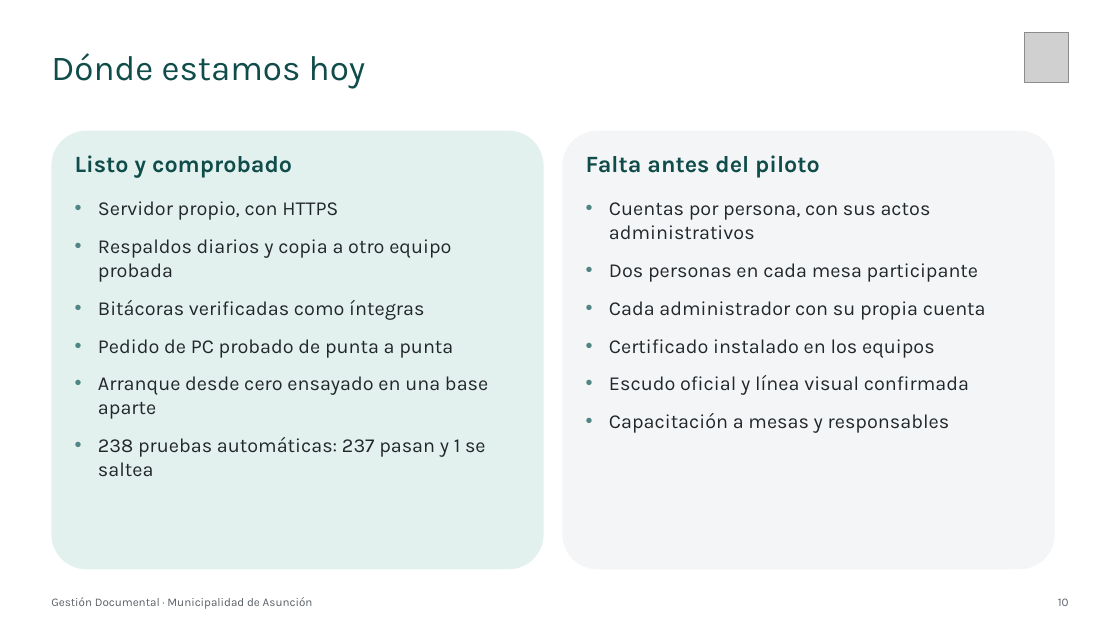
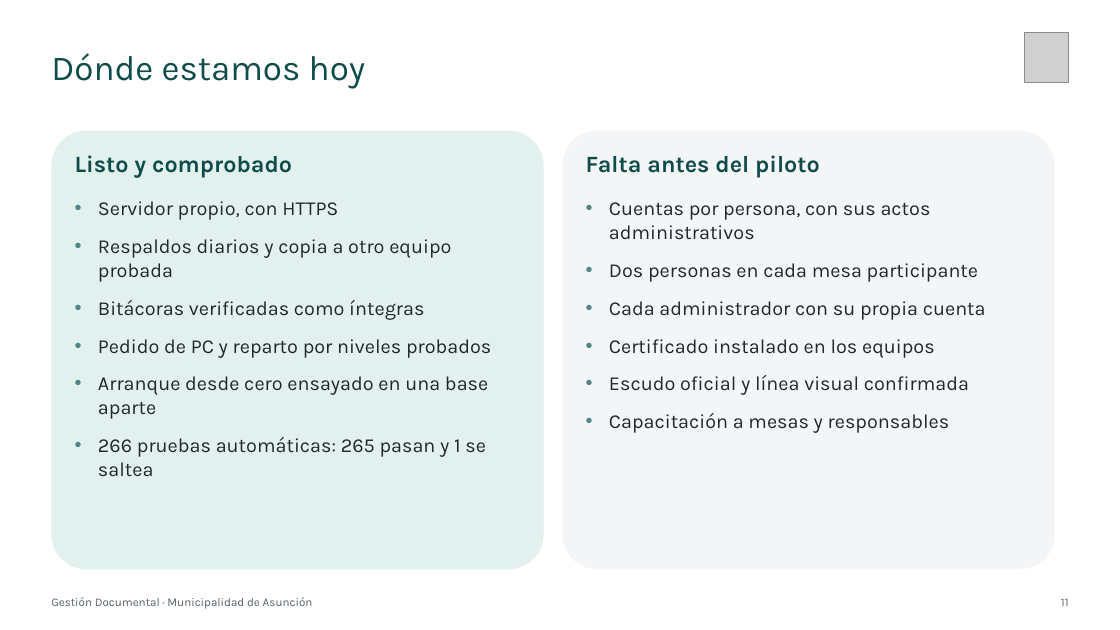
Before and after one commit to YumitoAcosta7/gestion-documental, a slide deck: slide 11 of docs/material/Presentacion-Gestion-Documental.pptx (slide 10 before the commit). Drawn at 1120x630 pixels with LibreOffice and Linux fonts; fonts in the diff are those of the drawing; grey boxes stand for pictures. Boxes give left, top, right and bottom in pixels: in the first picture for what was removed or moved away, otherwise in the second. Text is boxed around its words. In the diff, an @@ line names an element or a change of style, - is before the commit and + after.

```diff
--- a/docs/material/Presentacion-Gestion-Documental.pptx
+++ b/docs/material/Presentacion-Gestion-Documental.pptx
@@ text at <box>98,339,491,358</box>: text changed @@
-• Pedido de PC probado de punta a punta
+• Pedido de PC y reparto por niveles probados
@@ text at <box>98,437,486,476</box>: text changed @@
-• 238 pruebas automáticas: 237 pasan y 1 se saltea
+• 266 pruebas automáticas: 265 pasan y 1 se saltea
@@ text at <box>1061,598,1069,606</box>: text changed @@
-10
+11
```
Also in this commit, not shown: 7 other slides changed, 1 slide added, 5 other files.
